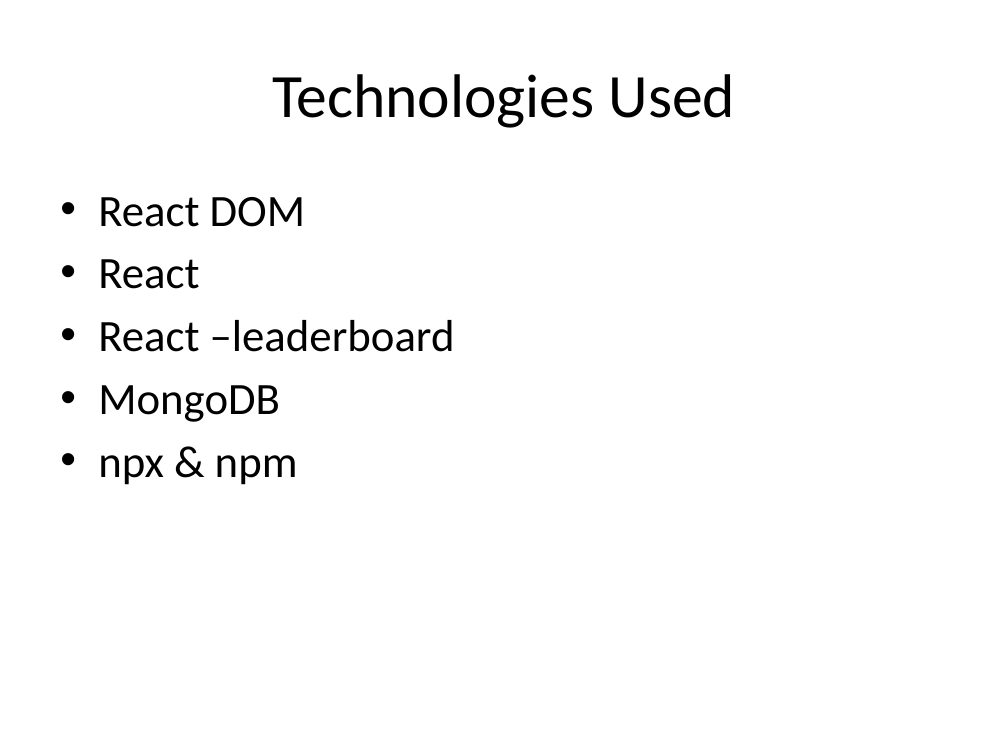
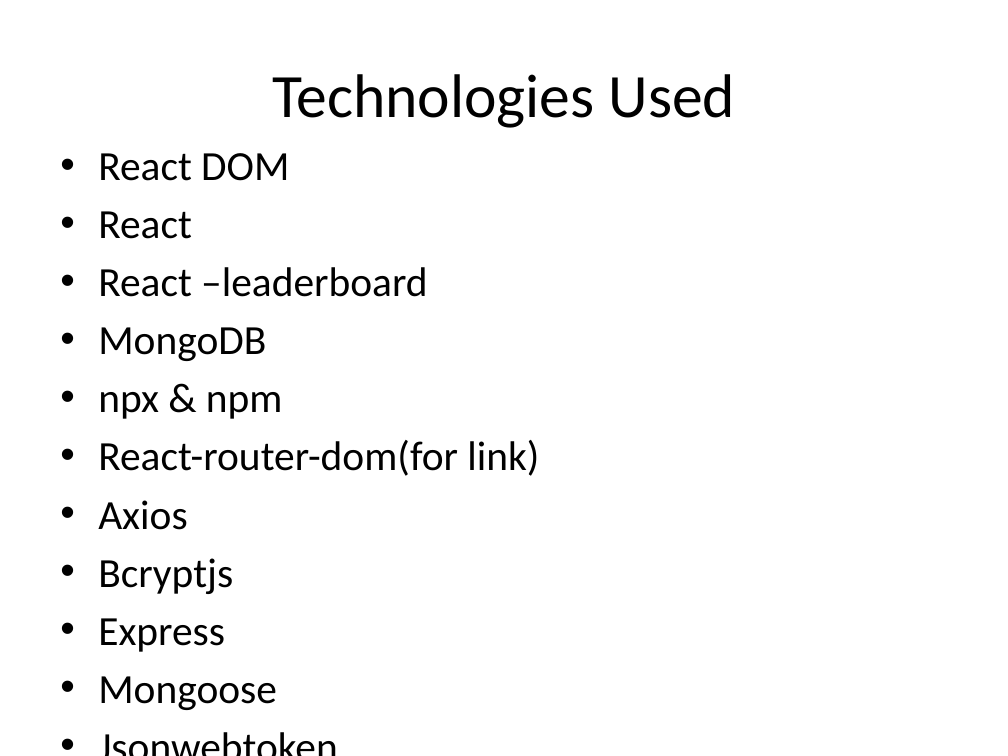
Before and after one commit to Skanda-hue/WebTech, a slide deck: slide 3 of UE19CS204 – WT – Quiz Website.pptx. Drawn at 1008x756 pixels with LibreOffice and Linux fonts; fonts in the diff are those of the drawing. Boxes give left, top, right and bottom in pixels: in the first picture for what was removed or moved away, otherwise in the second. Text is boxed around its words. In the diff, an @@ line names an element or a change of style, - is before the commit and + after.

```diff
--- a/UE19CS204 – WT – Quiz Website.pptx
+++ b/UE19CS204 – WT – Quiz Website.pptx
@@ text "React DOM": place and size @@
-text "React DOM" at box(98, 197, 455, 485)
+text "React DOM" at box(98, 153, 539, 710)
@@ text at box(98, 153, 428, 419): size 32 to 29.6 pt in "React DOM", "React", "React –leaderboard", "MongoDB" and 1 more places @@
@@ text at box(98, 440, 539, 710): paragraphs added @@
+• React-router-dom(for link)
+• Axios
+• Bcryptjs
+• Express
+• Mongoose
+• Jsonwebtoken
```
Also in this commit, not shown: 1 other slide changed.
